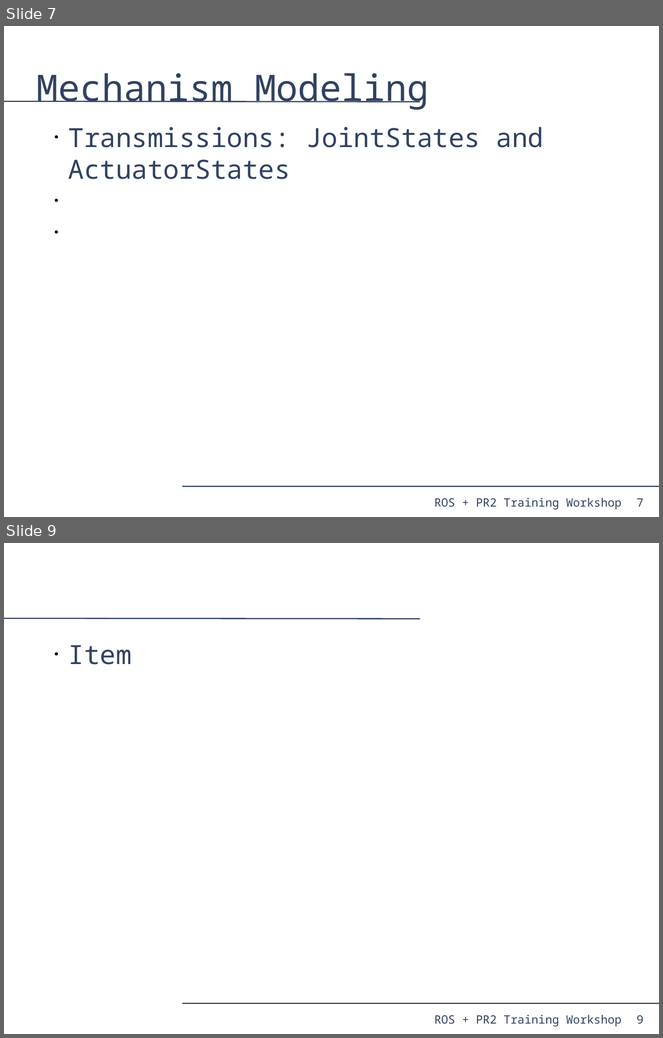
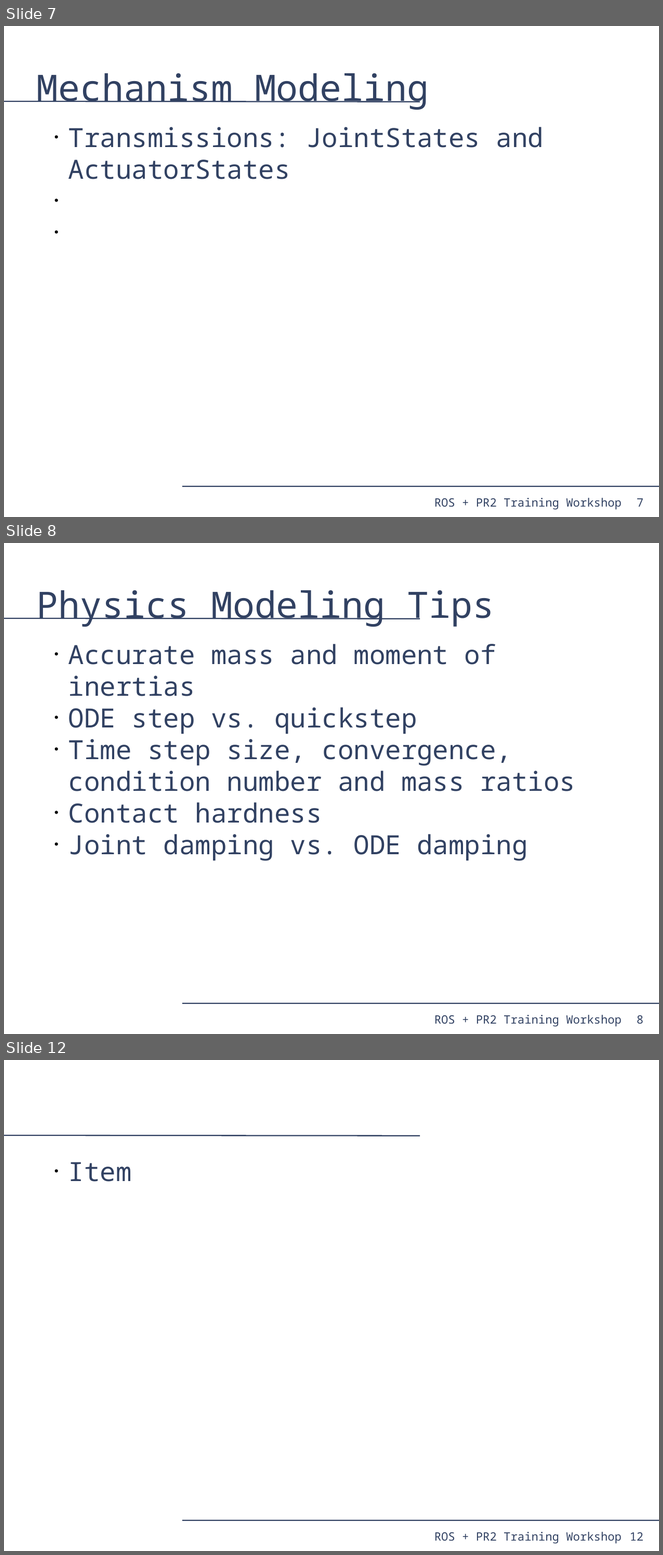
Before and after one commit to PR2/pr2_docs, a slide deck: pr2_training_workshop/simulation/simulation_training_workshop.odp. Shown one above the other, each under a label of ours: slides 7 and 9 before the commit, slides 7, 8 and 12 after it; the slides between them are not shown. The pictures are 663x1038 and 663x1555 pixels, drawn with LibreOffice and Linux fonts; fonts in the diff are those of the drawing. Boxes give left, top, right and bottom in pixels: in the first picture for what was removed or moved away, otherwise in the second. Text is boxed around its words. In the diff, an @@ line names an element or a change of style, - is before the commit and + after.

Commit message:
updates

```diff
--- a/pr2_training_workshop/simulation/simulation_training_workshop.odp
+++ b/pr2_training_workshop/simulation/simulation_training_workshop.odp
@@ slide 8 added at <box>4,543,659,1034</box>, background #FFFFFF; not listed: 4 template elements that a slide beside it also shows @@
@@ title added at <box>37,590,494,627</box>, 44 pt, text #314162 @@
+Physics Modeling Tips
@@ text added at <box>68,644,575,861</box>, 32 pt, text #314162 @@
+• Accurate mass and moment of inertias
+• ODE step vs. quickstep
+• Time step size, convergence, condition number and mass ratios
+• Contact hardness
+• Joint damping vs. ODE damping
@@ what was slide 9 is now slide 12 @@
@@ page number at <box>630,1533,644,1541</box>: text changed @@
-9
+12
```
Also in this commit, not shown: 3 other slides added, 2 slides removed.
